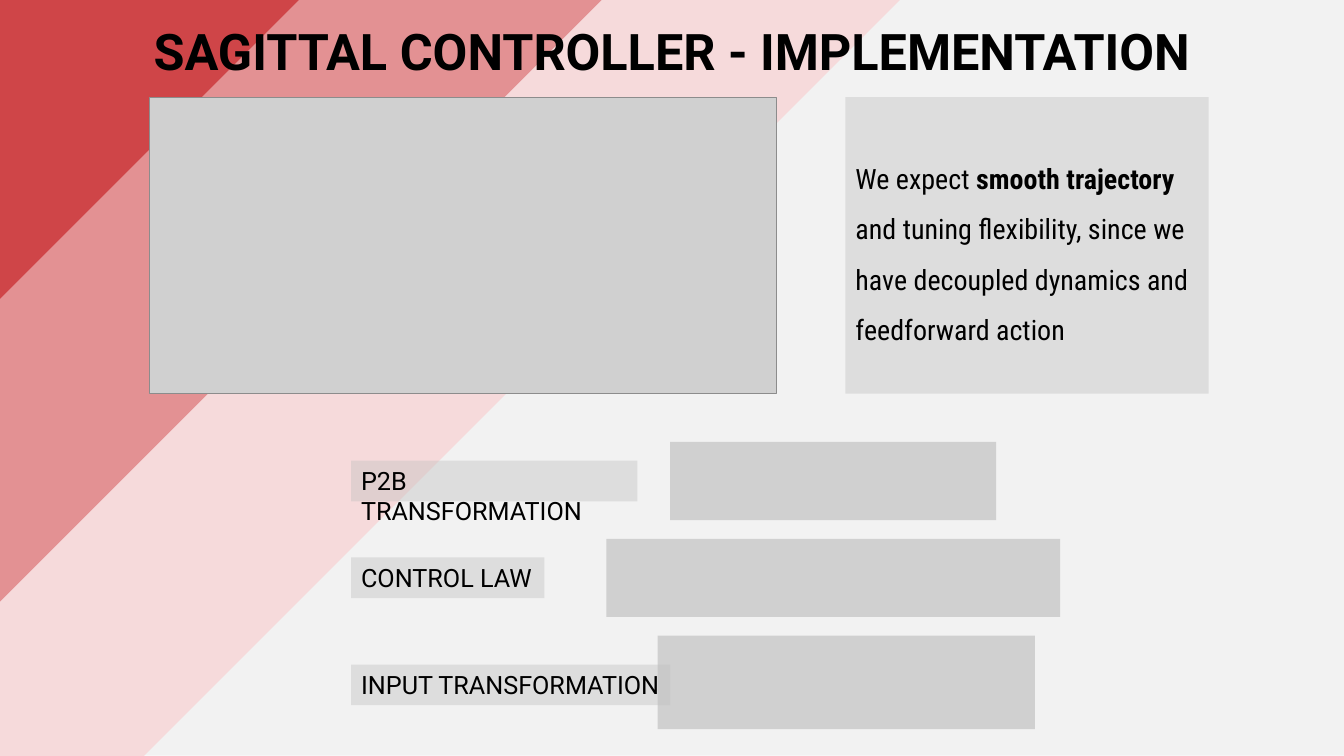
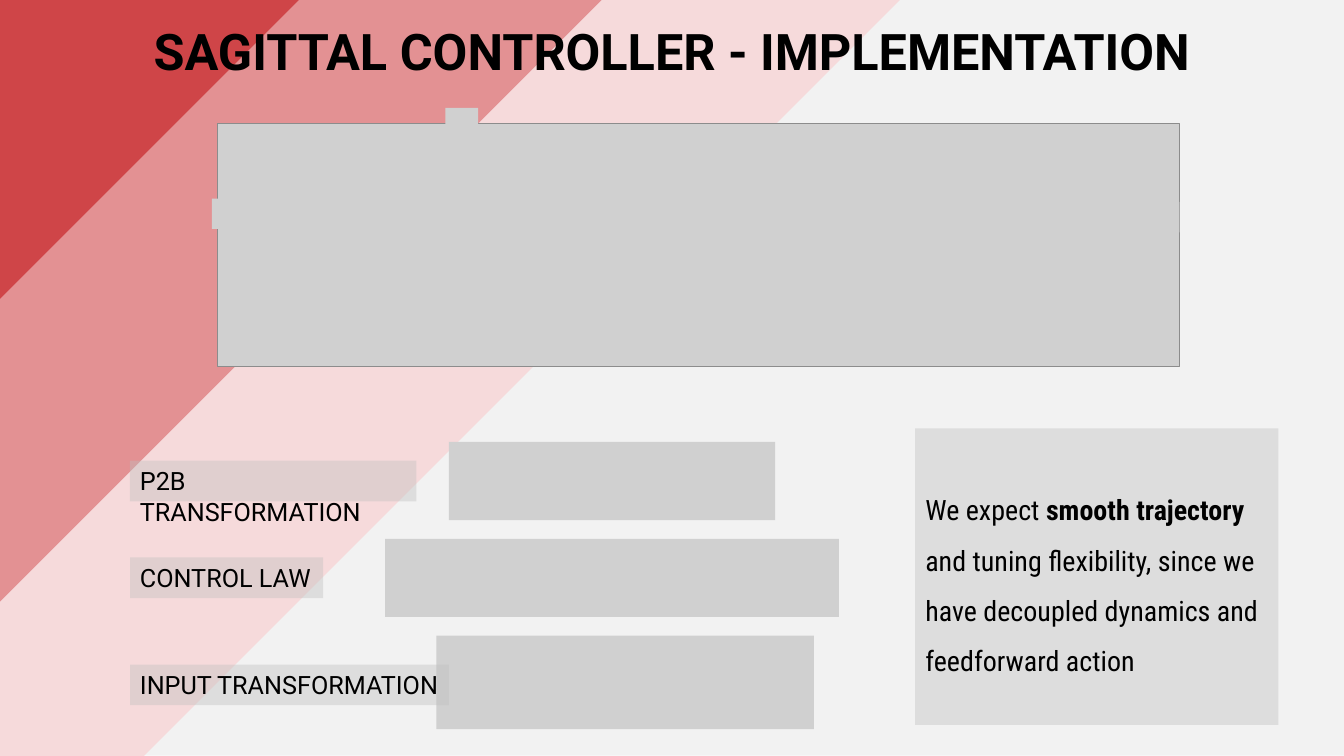
Before and after one commit to PippoGot/R-C2, a slide deck: slide 24 of documentation/presentation.pptx (slide 22 before the commit). Drawn at 1344x756 pixels with LibreOffice and Linux fonts; fonts in the diff are those of the drawing; grey boxes stand for pictures. Boxes give left, top, right and bottom in pixels: in the first picture for what was removed or moved away, otherwise in the second. Text is boxed around its words. In the diff, an @@ line names an element or a change of style, - is before the commit and + after.

```diff
--- a/documentation/presentation.pptx
+++ b/documentation/presentation.pptx
@@ picture removed at box(149, 97, 776, 393) @@
@@ group added at box(212, 108, 1181, 367): 6 pictures @@
@@ picture added at box(449, 442, 774, 520) @@
@@ picture removed at box(670, 442, 996, 520) @@
@@ rectangle "We expect smooth trajectory and ...": place and size @@
-rectangle "We expect smooth trajectory and ..." at box(846, 97, 1209, 393)
+rectangle "We expect smooth trajectory and ..." at box(915, 429, 1278, 725)
@@ 3 rectangles, 2 pictures: place and size @@
-3 rectangles, 2 pictures at box(351, 461, 1060, 730)
+3 rectangles, 2 pictures at box(130, 461, 839, 730)
```
Also in this commit, not shown: 9 other slides changed, 2 slides added, 11 other files.
